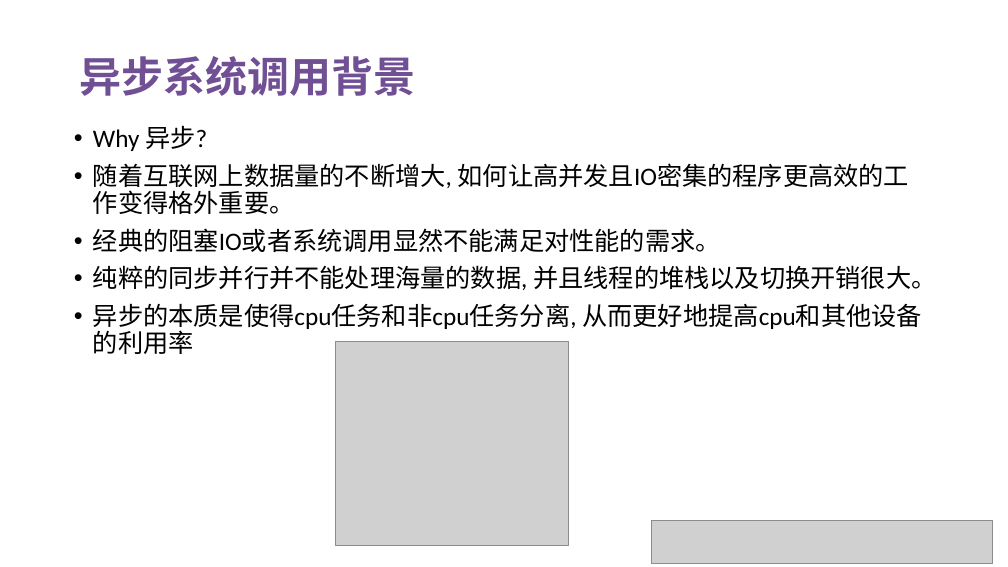
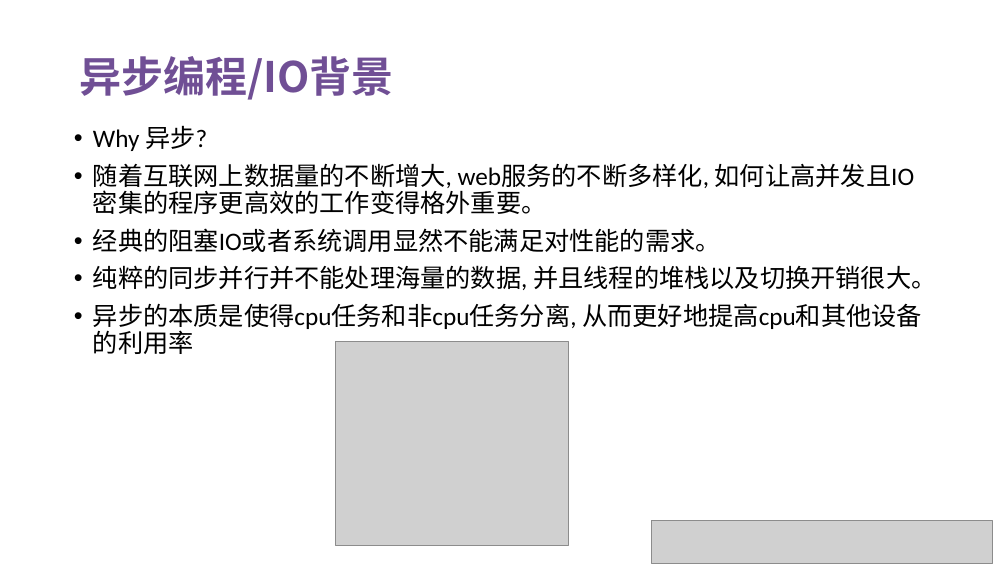
Before and after one commit to OS-F-4/usr-intr, a slide deck: slide 23 of 技术交流报告.pptx (slide 22 before the commit). Drawn at 1008x567 pixels with LibreOffice and Linux fonts; fonts in the diff are those of the drawing; grey boxes stand for pictures. Boxes give left, top, right and bottom in pixels: in the first picture for what was removed or moved away, otherwise in the second. Text is boxed around its words. In the diff, an @@ line names an element or a change of style, - is before the commit and + after.

```diff
--- a/技术交流报告.pptx
+++ b/技术交流报告.pptx
@@ text at (79,56,393,100): text changed @@
-异步系统调用背景
+异步编程/IO背景
@@ text at (93,163,914,214): text changed @@
-• 随着互联网上数据量的不断增大, 如何让高并发且IO密集的程序更高效的工作变得格外重要。
+• 随着互联网上数据量的不断增大, web服务的不断多样化, 如何让高并发且IO密集的程序更高效的工作变得格外重要。
```
Also in this commit, not shown: 3 other slides changed, 2 slides added, 4 other files.
